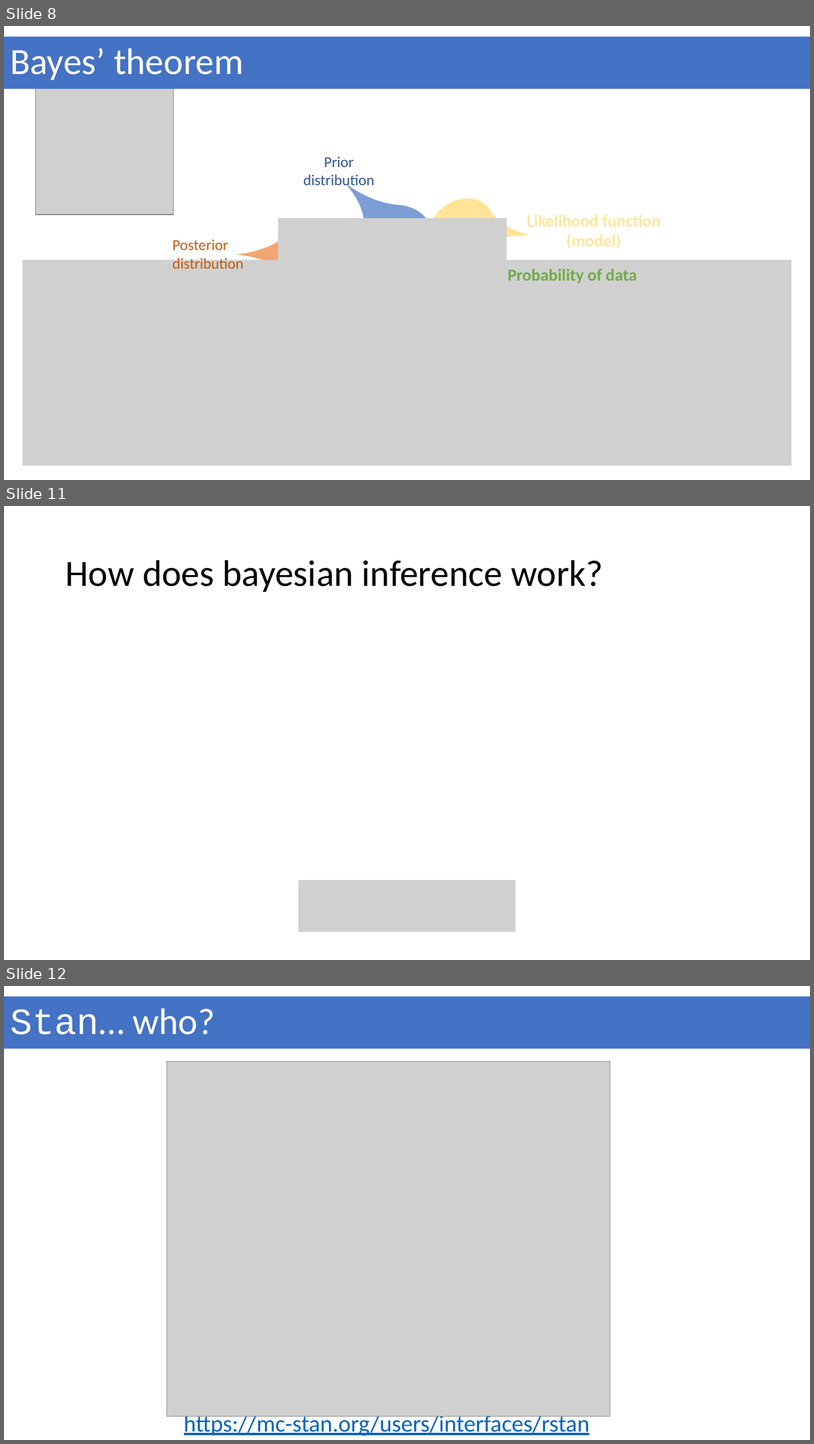
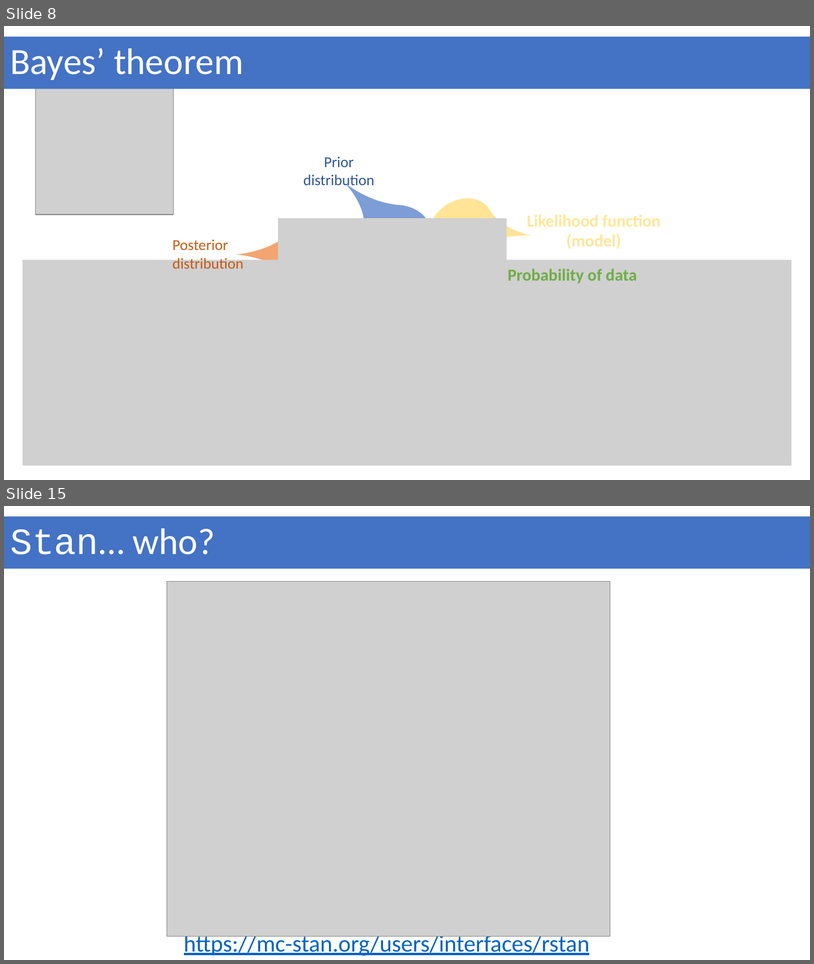
Before and after one commit to geek-lunch/workshops, a slide deck: Intro_to_bayesian/bayesian_stats_with_stan_and_brms.pptx. Shown one above the other, each under a label of ours: slides 8, 11 and 12 before the commit, slides 8 and 15 after it; the slides between them are not shown. The pictures are 814x1444 and 814x964 pixels, drawn with LibreOffice and Linux fonts; fonts in the diff are those of the drawing; grey boxes stand for pictures. Boxes give left, top, right and bottom in pixels: in the first picture for what was removed or moved away, otherwise in the second. Text is boxed around its words. In the diff, an @@ line names an element or a change of style, - is before the commit and + after.

```diff
--- a/Intro_to_bayesian/bayesian_stats_with_stan_and_brms.pptx
+++ b/Intro_to_bayesian/bayesian_stats_with_stan_and_brms.pptx
@@ slide 11 removed at bbox=[4, 506, 810, 960], background #FFFFFF @@
@@ title removed at bbox=[65, 560, 603, 592] @@
-How does bayesian inference work?
@@ picture removed at bbox=[299, 880, 516, 932] @@
@@ what was slide 12 is now slide 15 @@
```
Also in this commit, not shown: 1 slide changed, 5 slides added, 2 other slides removed, 5 other files.
